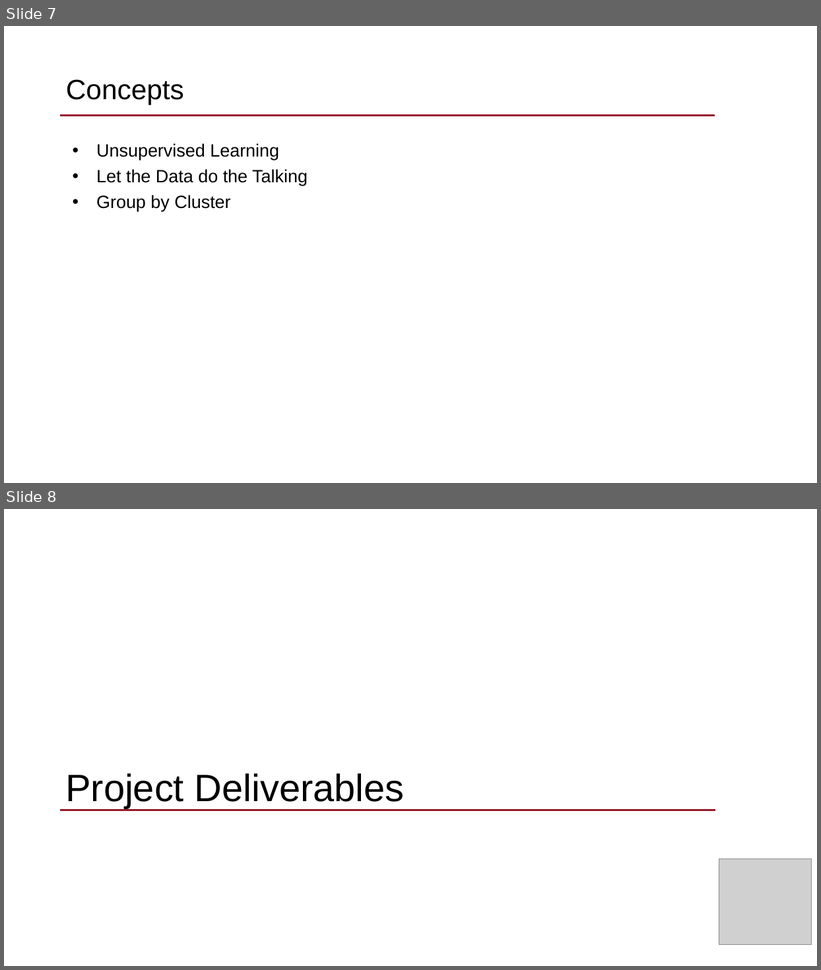
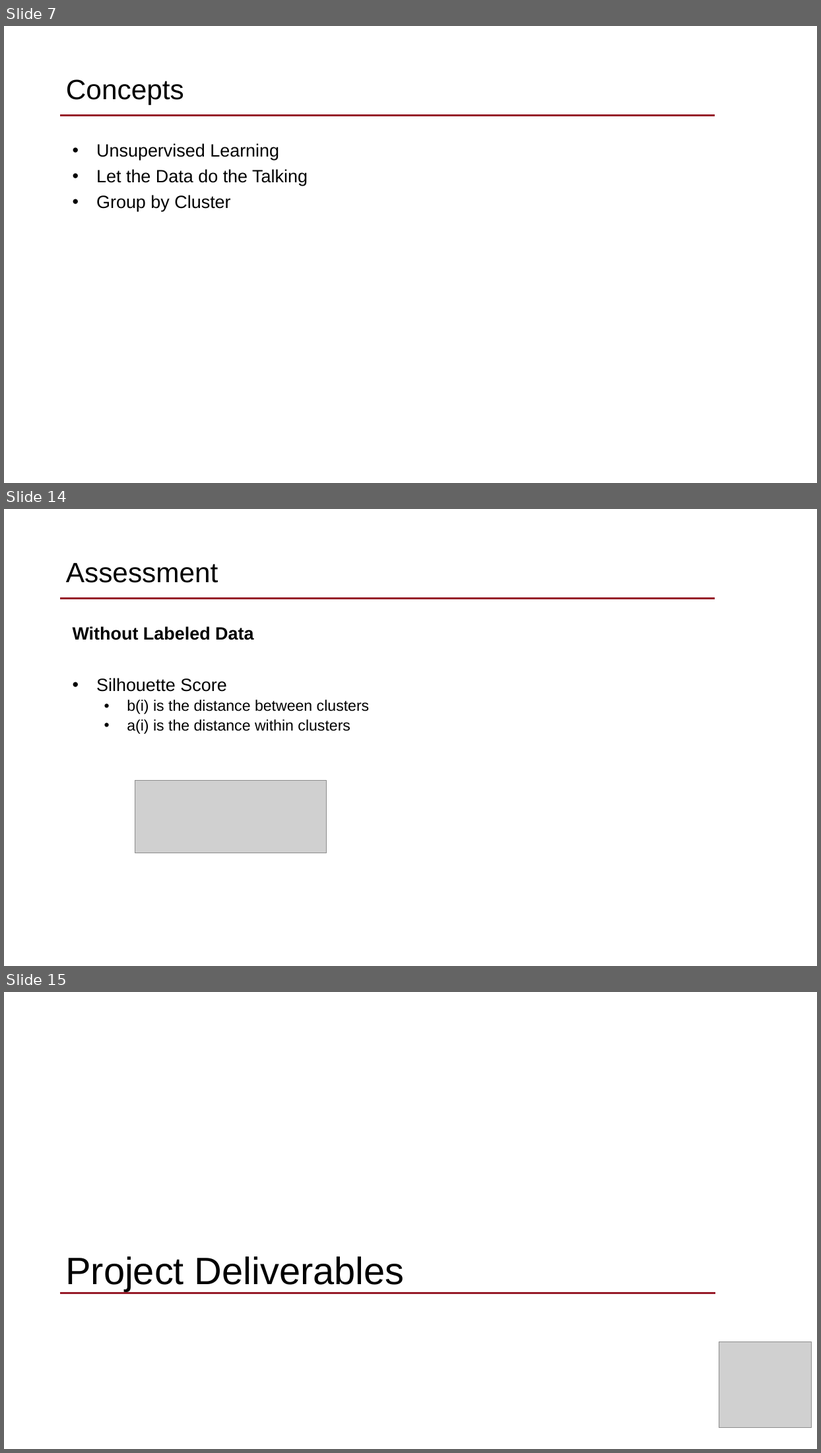
Before and after one commit to dantrep/MISM6202, a slide deck: 1_class_prep/week_7/MISM6202_FacultyConnect_20210622.pptx. Shown one above the other, each under a label of ours: slides 7 and 8 before the commit, slides 7, 14 and 15 after it; the slides between them are not shown. The pictures are 821x970 and 821x1453 pixels, drawn with LibreOffice and Linux fonts; fonts in the diff are those of the drawing; grey boxes stand for pictures; background and template pictures are left out. Boxes give left, top, right and bottom in pixels: in the first picture for what was removed or moved away, otherwise in the second. Text is boxed around its words. In the diff, an @@ line names an element or a change of style, - is before the commit and + after.

```diff
--- a/1_class_prep/week_7/MISM6202_FacultyConnect_20210622.pptx
+++ b/1_class_prep/week_7/MISM6202_FacultyConnect_20210622.pptx
@@ slide 14 added at (x1=4, y1=509, x2=817, y2=966), background picture (left out); not listed: 1 template element that a slide beside it also shows @@
@@ title added at (x1=66, y1=563, x2=218, y2=583), 33 pt, text #000000 @@
+Assessment
@@ text added at (x1=73, y1=626, x2=370, y2=734), 18 pt, text #000000 @@
+Without Labeled Data
+• Silhouette Score
+  • b(i) is the distance between clusters
+  • a(i) is the distance within clusters
@@ picture added at (x1=135, y1=781, x2=327, y2=854) @@
@@ what was slide 8 is now slide 15 @@
```
Also in this commit, not shown: 1 slide changed, 6 other slides added, 1 other file.
